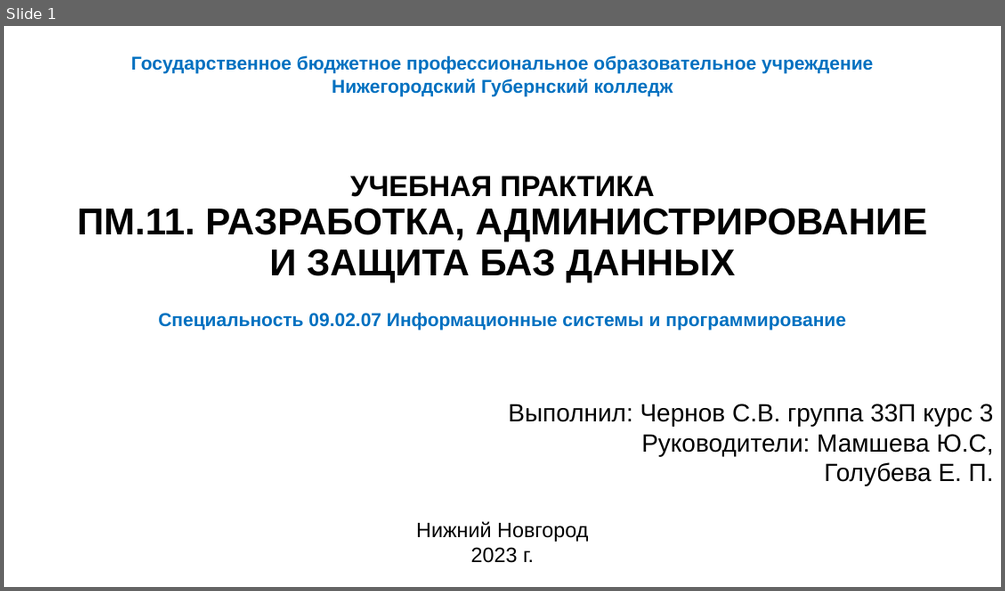
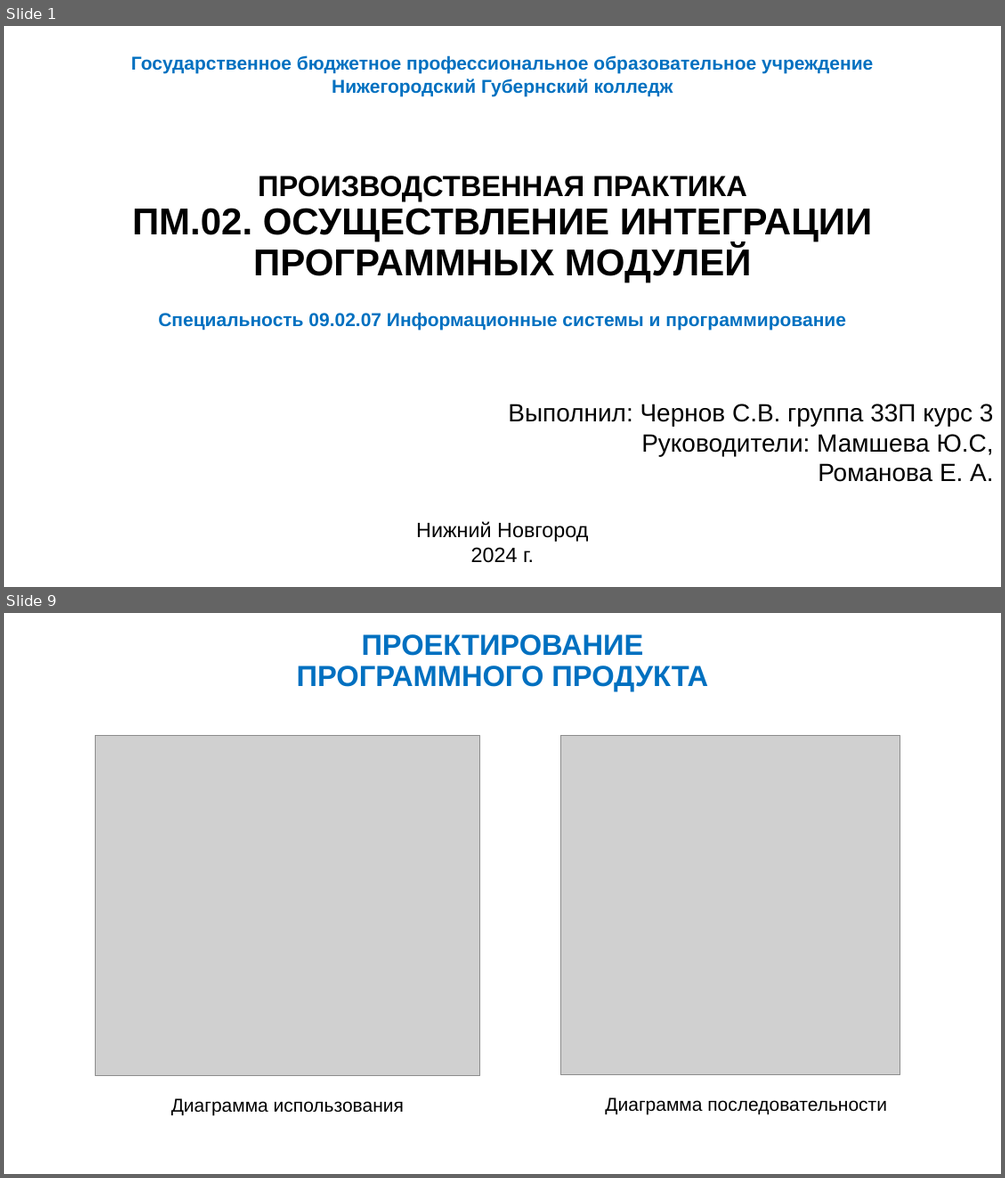
Before and after one commit to RangPinck/RequestHandler_API, a slide deck: reports/Презентация Microsoft PowerPoint.pptx. Shown one above the other, each under a label of ours: slide 1 before the commit, slides 1 and 9 after it; the slides between them are not shown. The pictures are 1005x591 and 1005x1178 pixels, drawn with LibreOffice and Linux fonts; fonts in the diff are those of the drawing; grey boxes stand for pictures. Boxes give left, top, right and bottom in pixels: in the first picture for what was removed or moved away, otherwise in the second. Text is boxed around its words. In the diff, an @@ line names an element or a change of style, - is before the commit and + after.

```diff
--- a/reports/Презентация Microsoft PowerPoint.pptx
+++ b/reports/Презентация Microsoft PowerPoint.pptx
@@ slide 9 added at <box>4,613,1001,1174</box>, background #FFFFFF @@
@@ text added at <box>297,634,708,691</box>, 28 pt, text #0070C0, bold @@
+ПРОЕКТИРОВАНИЕ ПРОГРАММНОГО ПРОДУКТА
@@ picture added at <box>96,736,479,1075</box> @@
@@ picture added at <box>560,736,900,1074</box> @@
@@ text added at <box>171,1098,404,1115</box>, 18 pt, text #000000 @@
+Диаграмма использования
@@ text added at <box>605,1097,887,1114</box>, 18 pt, text #000000 @@
+Диаграмма последовательности
@@ slide 1 changed as well @@
@@ text at <box>132,176,872,282</box>: text changed @@
-УЧЕБНАЯ ПРАКТИКА
-ПМ.11. РАЗРАБОТКА, АДМИНИСТРИРОВАНИЕ И ЗАЩИТА БАЗ ДАННЫХ
+ПРОИЗВОДСТВЕННАЯ ПРАКТИКА
+ПМ.02. ОСУЩЕСТВЛЕНИЕ ИНТЕГРАЦИИ ПРОГРАММНЫХ МОДУЛЕЙ
@@ text at <box>817,463,993,482</box>: text changed @@
-Голубева Е. П.
+Романова Е. А.
@@ text at <box>471,547,534,563</box>: text changed @@
-2023 г.
+2024 г.
```
Also in this commit, not shown: 19 other slides added, 17 slides removed, 5 other files.
